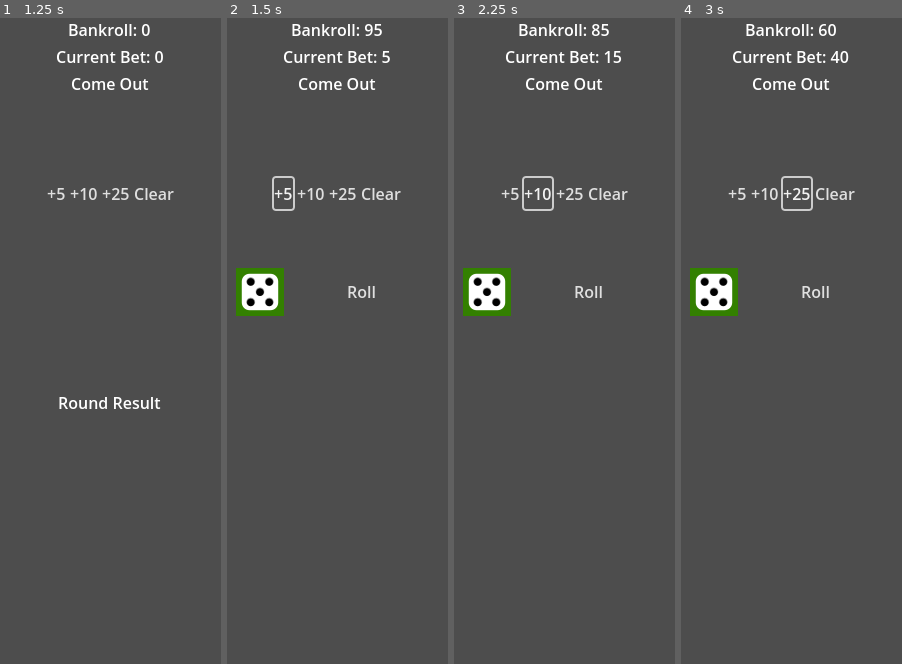
Above: before the commit, frames 1-4 (left to right).
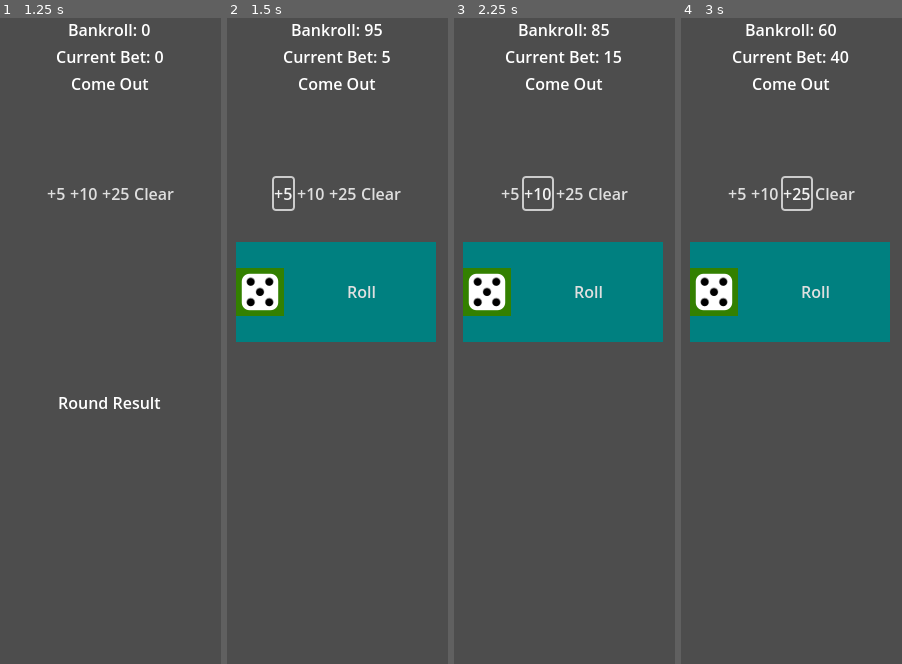
Above: after the commit, the same moments.

Repository: asarenski/godotCraps
Game: Godot game, scene res://src/scenes/main.tscn
Two runs of this game, one before a commit and one after it. Both use one fixed random seed, a clock stepped at 60 frames per second and the inputs below.
Inputs:
- Up to frame 1 (1.25 s): click "Start" at 0.5 s
- Up to frame 2 (1.5 s): click "+5" at 1.25 s
- Up to frame 3 (2.25 s): click "+10" at 2 s
- Up to frame 4 (3 s): click "+25" at 2.75 s

Frame 1 is identical in both runs. In frame 2, 12% of the frame differs, in the area x 4-95%, y 34-51%; in frame 3, 12%; in frame 4, 12%.

Commit message:
roll button not flat

Diff:
--- a/src/scenes/main.tscn
+++ b/src/scenes/main.tscn
@@ -119,7 +119,6 @@
 theme = ExtResource("2_dbro3")
 text = "Roll"
 icon = ExtResource("3_dbro3")
-flat = true
 
 [node name="HUDTop" type="BoxContainer" parent="HUD"]
 anchors_preset = 10
